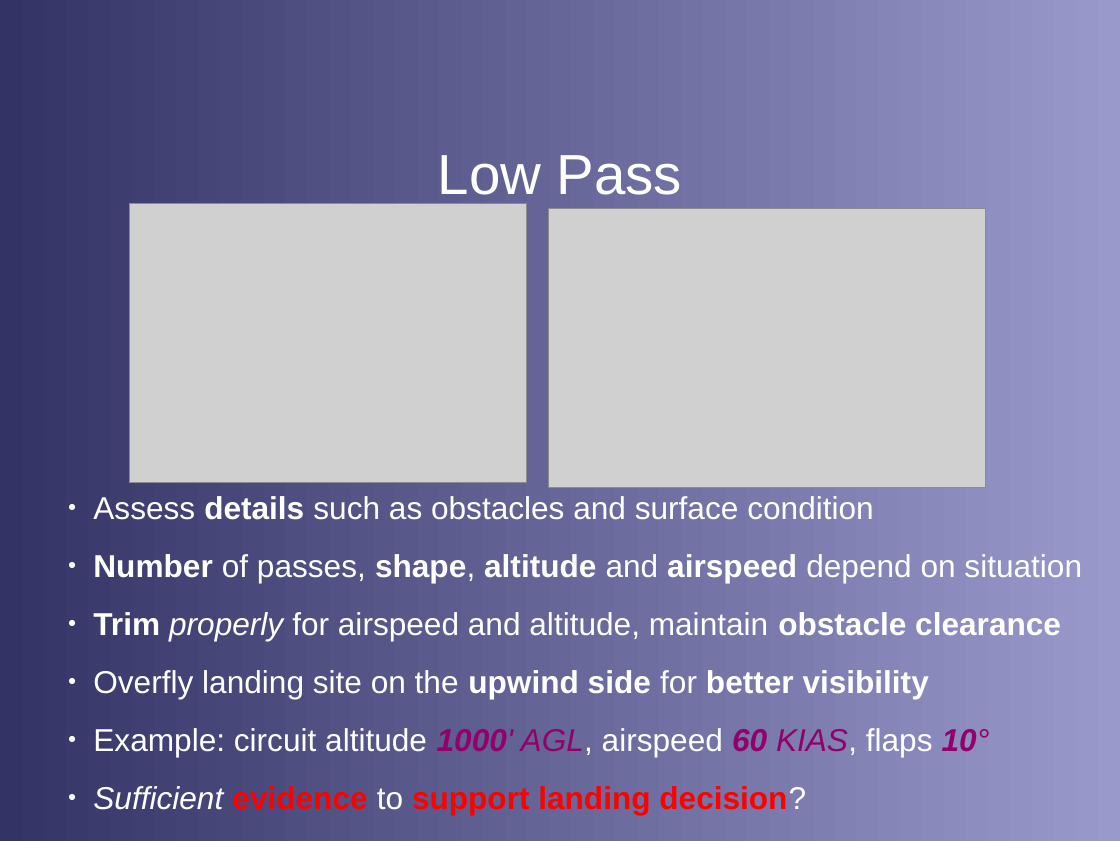
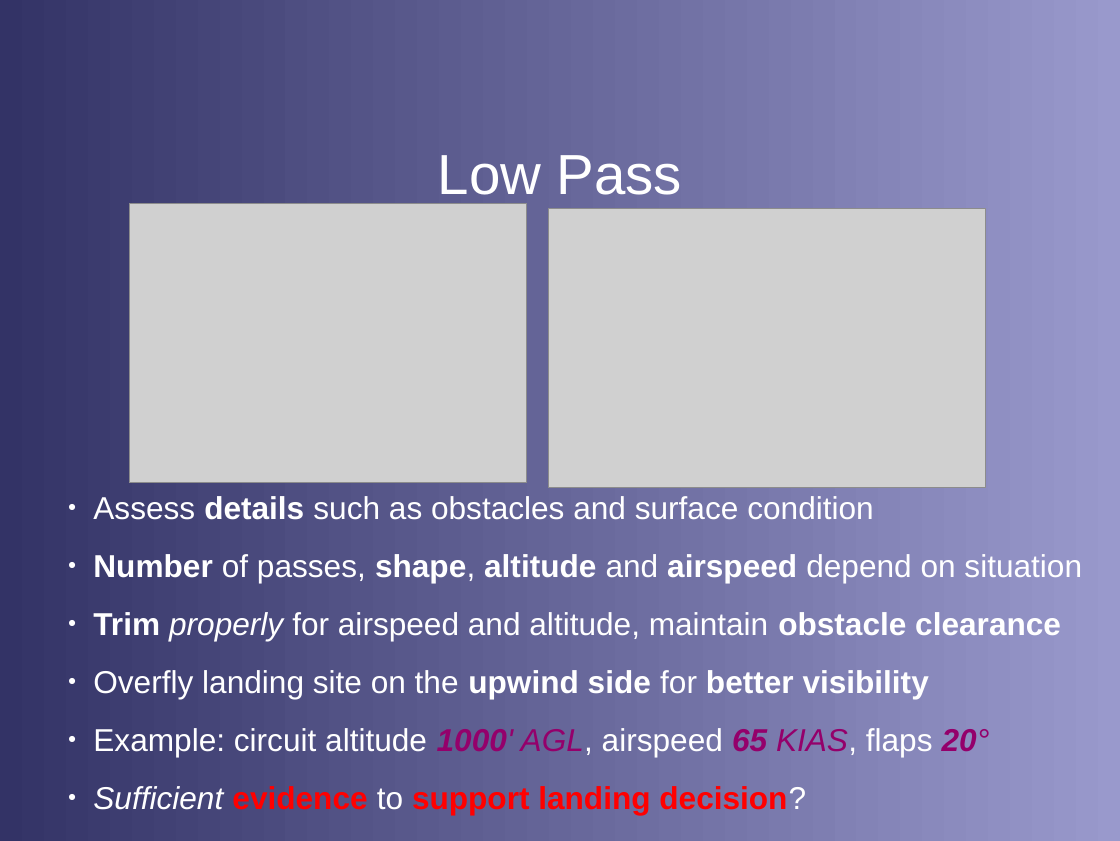
Before and after one commit to stephanheinemann/flight, a slide deck: slide 7 of FI/PrecautionaryLanding/PrecautionaryLanding.odp. Drawn at 1120x841 pixels with LibreOffice and Linux fonts; fonts in the diff are those of the drawing; grey boxes stand for pictures; background and template pictures are left out. Boxes give left, top, right and bottom in pixels: in the first picture for what was removed or moved away, otherwise in the second. Text is boxed around its words. In the diff, an @@ line names an element or a change of style, - is before the commit and + after.

```diff
--- a/FI/PrecautionaryLanding/PrecautionaryLanding.odp
+++ b/FI/PrecautionaryLanding/PrecautionaryLanding.odp
@@ text at bbox=[93, 728, 990, 757]: text changed @@
-● Example: circuit altitude 1000' AGL, airspeed 60 KIAS, flaps 10°
+● Example: circuit altitude 1000' AGL, airspeed 65 KIAS, flaps 20°
```
Also in this commit, not shown: 1 other slide changed, 1 other file.
